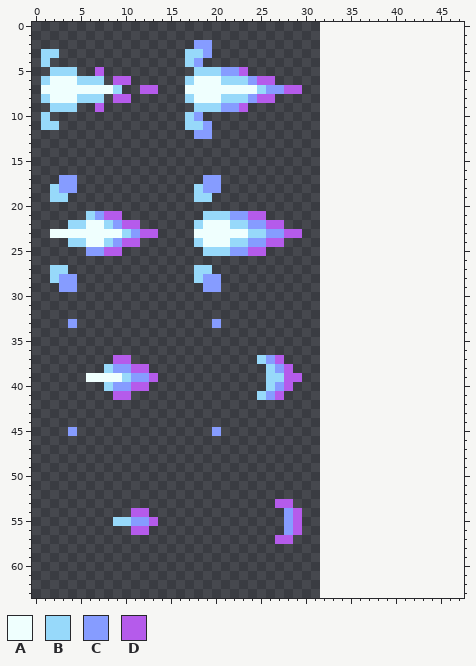
Two versions of one pixel-art sprite, Assets/NPCs/Crystalline/CrystallineImpact.png. Above is the file before it was changed.
The file is 64x128 pixels, drawn in blocks of 2x2; one block is one cell here. The old version is drawn lined up with the new one, on the new canvas.
Palette (. is transparent): A #effffe  B #97d9fa  C #869cff  D #b55beb
Pixels before (only the part around the change), first column x 29:
 0 ...................
 1 ...................
 2 ...................
 3 ...................
 4 ...................
 5 ...................
 6 ...................
 7 D..................
 8 ...................
 9 ...................
10 ...................
11 ...................
12 ...................
13 ...................
14 ...................
15 ...................
16 ...................
17 ...................
18 ...................
19 ...................
20 ...................
21 ...................
22 ...................
23 D..................
24 ...................
25 ...................
26 ...................
27 ...................
28 ...................
29 ...................
30 ...................
31 ...................
32 ...................
33 ...................
34 ...................
35 ...................
36 ...................
37 ...................
38 ...................
39 D..................
40 ...................
41 ...................
42 ...................
43 ...................
44 ...................
45 ...................
46 ...................
47 ...................
48 ...................
49 ...................
50 ...................
51 ...................
52 ...................
53 ...................
54 D..................
55 D..................
56 D..................
57 ...................
58 ...................
After the commit:
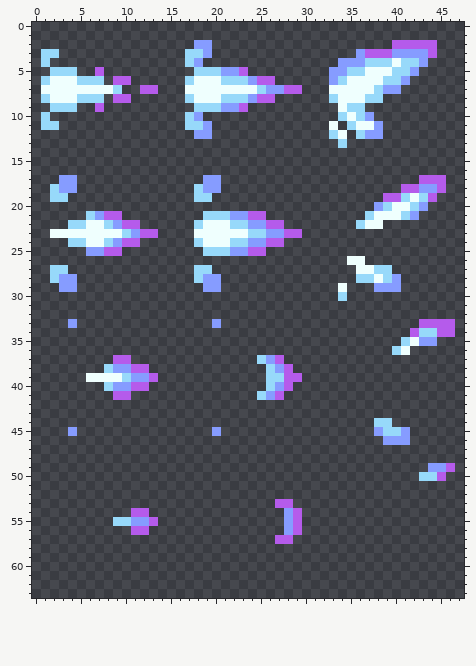
Changes in this commit:
canvas 32x64 -> 48x64
The edit adds colour A in row 4 at x 40; in row 5 at x 37 to 39; in row 6 at x 35 to 38; in row 7 at x 33 to 37; in row 8 at x 34 to 36; in row 9 at x 34.
The edit adds colour A in row 10 at x 35; in row 11 at x 33 and 36 to 37; in row 12 at x 34; in row 19 at x 42; in row 20 at x 40 to 41; in row 21 at x 38 to 40.
The edit adds colour A in row 22 at x 37 to 38; in row 26 at x 35 to 36; in row 27 at x 36 to 37; in row 28 at x 38; in row 29 at x 34; in row 35 at x 42.
The edit adds colour A in row 36 at x 41.
The edit adds colour B in row 4 at x 37 to 39 and 41 to 42; in row 5 at x 35 to 36 and 40 to 41; in row 6 at x 34 and 39 to 40; in row 7 at x 38; in row 8 at x 33 and 37 to 38; in row 9 at x 35 to 36.
The edit adds colour B in row 10 at x 34 and 36; in row 11 at x 35; in row 12 at x 33 and 36; in row 13 at x 34; in row 19 at x 41 and 43; in row 20 at x 39 and 42.
The edit adds colour B in row 21 at x 37 and 41; in row 22 at x 36; in row 27 at x 38 to 39; in row 28 at x 36 to 37 and 39; in row 30 at x 34; in row 34 at x 43 to 44.
The edit adds colour B in row 35 at x 41; in row 36 at x 40; in row 44 at x 38 to 39; in row 45 at x 39 to 40; in row 50 at x 43 to 44.
The edit adds colour C in row 3 at x 36 and 40 to 43; in row 4 at x 34 to 36 and 43; in row 5 at x 33 to 34 and 42; in row 6 at x 33 and 41; in row 7 at x 39 to 40; in row 10 at x 37.
The edit adds colour C in row 11 at x 38; in row 12 at x 37 to 38; in row 18 at x 43 to 44; in row 20 at x 38 and 43; in row 21 at x 42; in row 28 at x 40.
The edit adds colour C in row 29 at x 38 to 40; in row 35 at x 43 to 44; in row 45 at x 38 and 41; in row 46 at x 39 to 41; in row 49 at x 44 to 45.
The edit adds colour D in row 2 at x 40 to 44; in row 3 at x 37 to 39 and 44; in row 17 at x 43 to 45; in row 18 at x 41 to 42 and 45; in row 19 at x 39 to 40 and 44; in row 33 at x 43 to 46.
The edit adds colour D in row 34 at x 42 and 45 to 46; in row 49 at x 46; in row 50 at x 45.
Boxes around the changes in both pictures, in picture pixels (x1, y1, x2, y2):
added: (329, 40, 437, 148)
added: (338, 175, 446, 301)
added: (392, 319, 455, 355)
added: (374, 418, 455, 481)
